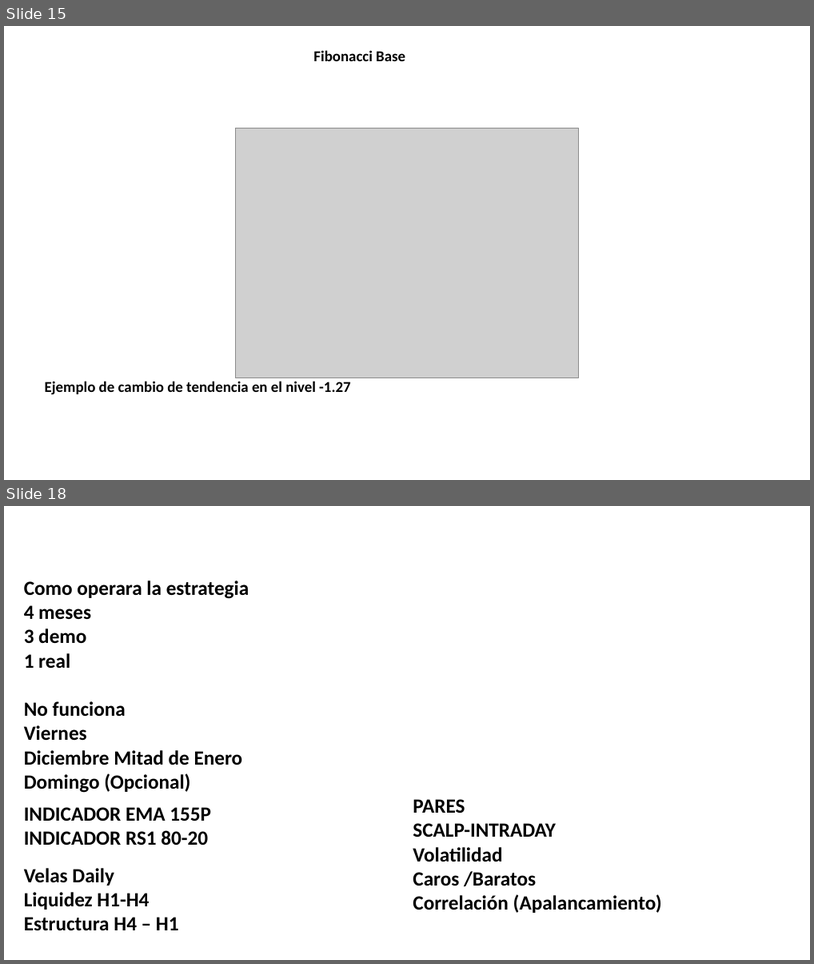
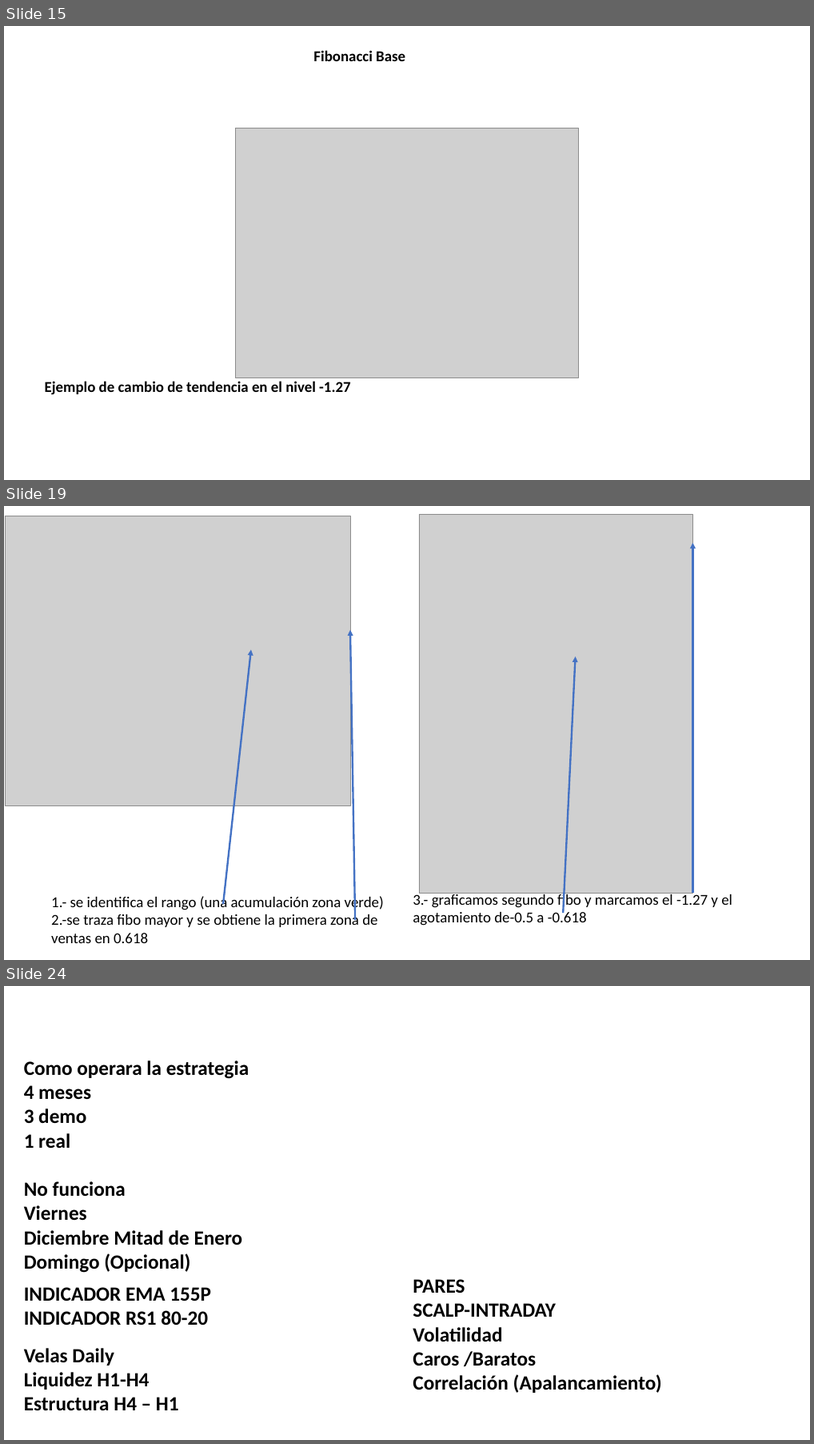
Before and after one commit to Edd1eware/Yields_Academy, a slide deck: Manual_YIELDS_ACADEMY.pptx. Shown one above the other, each under a label of ours: slides 15 and 18 before the commit, slides 15, 19 and 24 after it; the slides between them are not shown. The pictures are 814x964 and 814x1444 pixels, drawn with LibreOffice and Linux fonts; fonts in the diff are those of the drawing; grey boxes stand for pictures. Boxes give left, top, right and bottom in pixels: in the first picture for what was removed or moved away, otherwise in the second. Text is boxed around its words. In the diff, an @@ line names an element or a change of style, - is before the commit and + after.

Commit message:
Fibo de confluencia

```diff
--- a/Manual_YIELDS_ACADEMY.pptx
+++ b/Manual_YIELDS_ACADEMY.pptx
@@ slide 19 added at bbox=[4, 506, 810, 960], background #FFFFFF @@
@@ picture added at bbox=[6, 516, 350, 805] @@
@@ picture added at bbox=[419, 514, 693, 892] @@
@@ arrow added from (694, 892) to (694, 543), #4472C4 2.25 pt @@
@@ arrow added from (223, 904) to (251, 649), #4472C4 2.25 pt @@
@@ arrow added from (355, 920) to (350, 630), #4472C4 2.25 pt @@
@@ arrow added from (563, 912) to (576, 656), #4472C4 2.25 pt @@
@@ text added at bbox=[51, 894, 384, 943], 18 pt, text #000000 @@
+1.- se identifica el rango (una acumulación zona verde)
+2.-se traza fibo mayor y se obtiene la primera zona de ventas en 0.618
@@ text added at bbox=[413, 892, 733, 925], 18 pt, text #000000 @@
+3.- graficamos segundo fibo y marcamos el -1.27 y el agotamiento de-0.5 a -0.618
@@ what was slide 18 is now slide 24 @@
```
Also in this commit, not shown: 1 slide changed, 6 other slides added, 1 slide removed.
